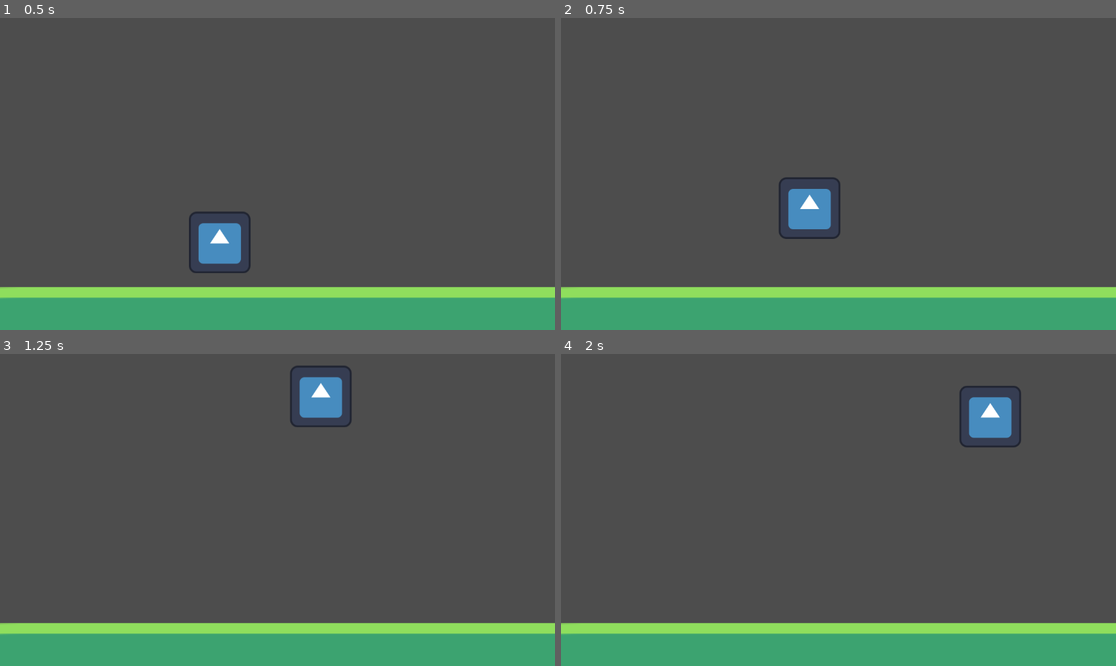
Above: before the commit, frames 1-4 (two rows, left to right).
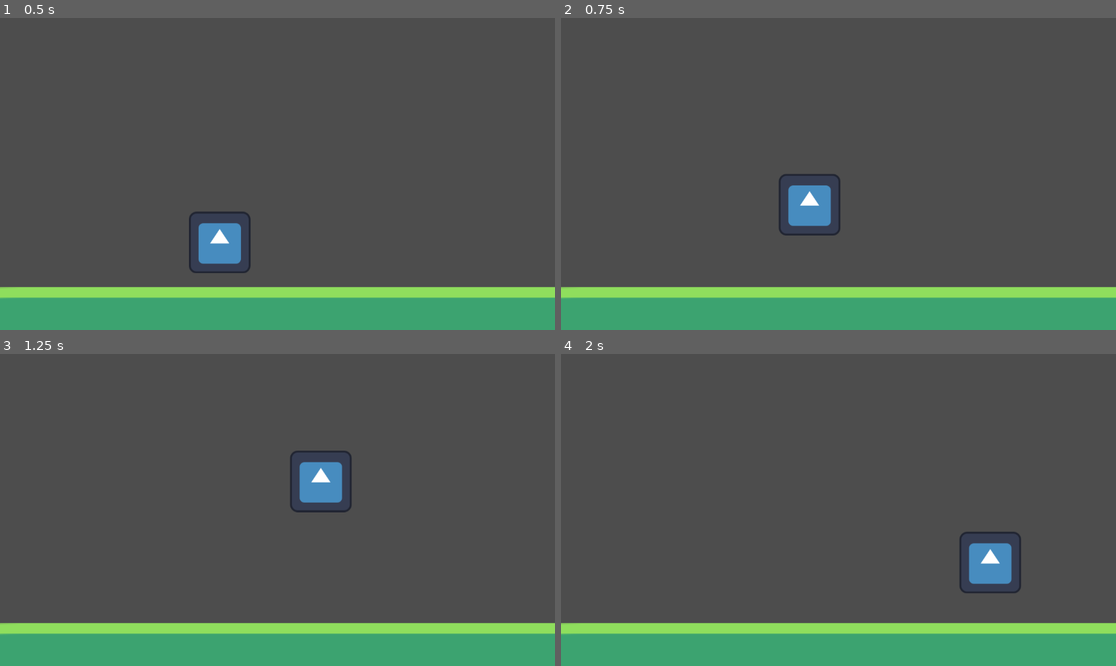
Above: after the commit, the same moments.

Repository: Boris14/NexusGameJam
Game: Godot game, scene res://Scenes/game.tscn
Same seed, same stepped clock (60 frames per second), same inputs: the game is played once before the commit and once after it. The engine's default icon, where the game draws it, is replaced by a stand-in: a white triangle on a blue panel in a dark square.
Inputs:
- Up to frame 1 (0.5 s): no input
- Up to frame 2 (0.75 s): hold D (player_1_right) from 0.53 s (still down); hold W (player_1_jump) from 0.53 s (still down)
- Up to frame 3 (1.25 s): keep holding D (player_1_right); keep holding W (player_1_jump)
- Up to frame 4 (2 s): keep holding D (player_1_right); release W (player_1_jump) at 1.28 s; tap W (player_1_jump) at 1.35, 1.52, 1.82 s

Frame 1 is identical in both runs. In frame 2, 0.5% of the frame differs, in the area x 39-51%, y 50-71%; in frame 3, 2.6%, in the area x 52-64%, y 3-51%; in frame 4, 2.6%.

Commit message:
Tweaked the jump and added some properties to the Player

Diff:
--- a/Source/player.gd
+++ b/Source/player.gd
@@ -1,11 +1,25 @@
 extends CharacterBody2D
 
 @export var speed = 300.0
-@export var jump_velocity = -600.0
+@export var max_jump_velocity = -800.0
+@export var max_jump_hold_time = 0.2
+@export var max_health = 100.0
+@export var punch_damage = 10.0
+@export var kick_damage = 20.0
+
+# How fast the player reaches it's max_jump_velocity (not changing is recommended)
+const JUMP_FORCE = 20
 
 # Get the gravity from the project settings to be synced with RigidBody nodes.
 var gravity = ProjectSettings.get_setting("physics/2d/default_gravity")
-var _is_jumping = false;
+var _jump_time = 0
+var _is_jumping = false
+var heatlh = max_health
+
+func _enter_tree():
+	_is_jumping = false
+	_jump_time = 0
+	heatlh = max_health
 
 func _physics_process(delta):
 	# Add the gravity.
@@ -13,13 +27,17 @@
 		velocity.y += gravity * delta
 
 	# Handle Jump.
-	if _is_jumping:
-		if Input.is_action_pressed("player_1_jump"):
-			velocity.y = lerp(velocity.y, jump_velocity, delta * 100)
-		else:
-			_is_jumping = false
-	elif Input.is_action_just_pressed("player_1_jump") and is_on_floor():
+	if Input.is_action_just_pressed("player_1_jump") and is_on_floor():
 		_is_jumping = true
+	elif Input.is_action_just_released("player_1_jump"):
+		_is_jumping = false
+		_jump_time = 0
+	if (
+		_is_jumping and Input.is_action_pressed("player_1_jump")
+		and _jump_time < max_jump_hold_time
+	):
+		velocity.y = lerp(velocity.y, max_jump_velocity, delta * JUMP_FORCE)
+		_jump_time += delta
 
 	# Get the input direction and handle the movement/deceleration.
 	# As good practice, you should replace UI actions with custom gameplay actions.
